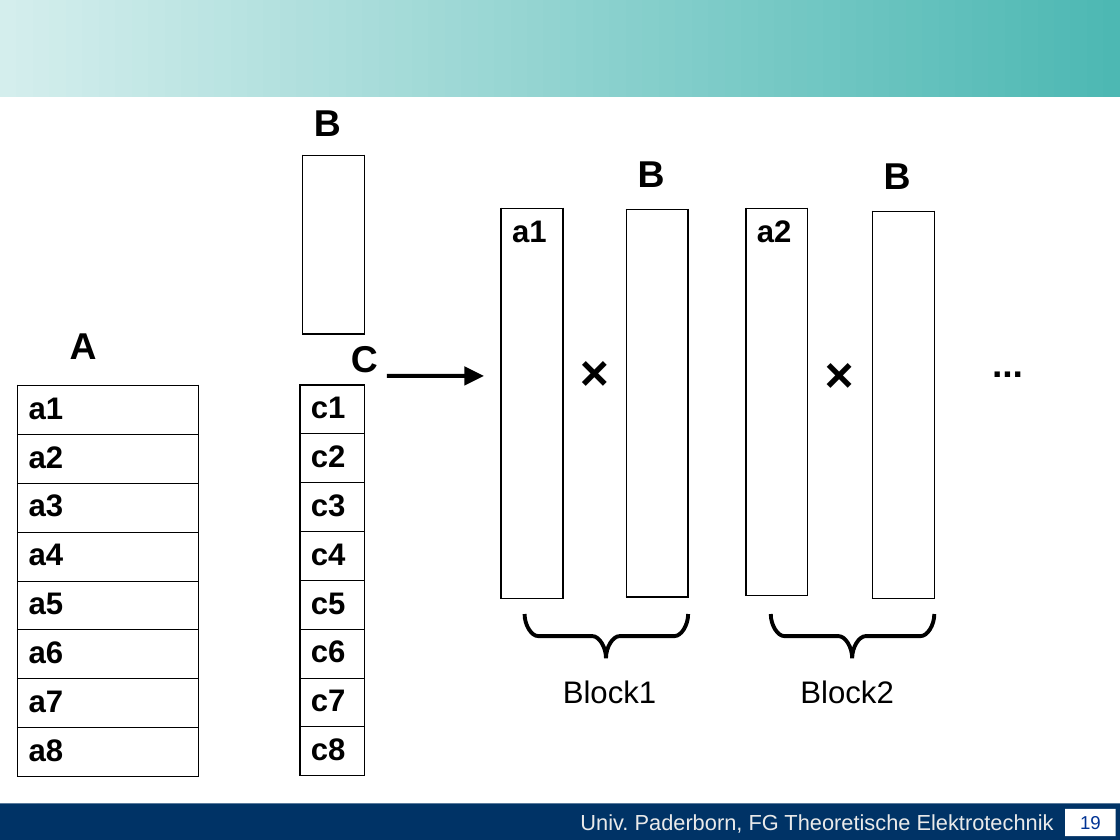
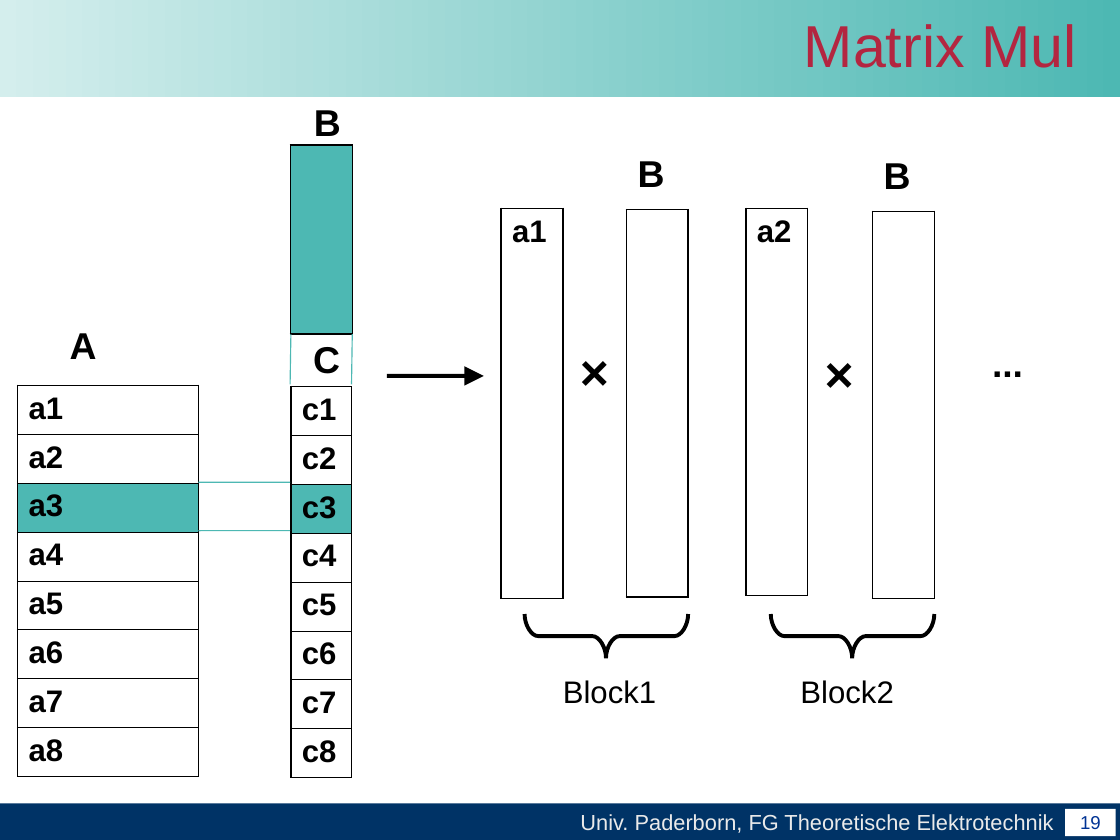
Before and after one commit to unconditional/projektarbeitcuda, a slide deck: slide 19 of Vortrag/Zwischenvortrag der Projektarbeit CUDA(xby).ppt. Drawn at 1120x840 pixels with LibreOffice and Linux fonts; fonts in the diff are those of the drawing; background and template pictures are left out. Boxes give left, top, right and bottom in pixels: in the first picture for what was removed or moved away, otherwise in the second. Text is boxed around its words. In the diff, an @@ line names an element or a change of style, - is before the commit and + after.

```diff
--- a/Vortrag/Zwischenvortrag der Projektarbeit CUDA(xby).ppt
+++ b/Vortrag/Zwischenvortrag der Projektarbeit CUDA(xby).ppt
@@ title added at [804, 24, 1076, 68], 38 pt, text #B32640 @@
+Matrix Mul
@@ table: place and size @@
-table at [302, 156, 364, 335]
+table at [290, 144, 352, 334]
@@ line added from (291, 334) to (290, 384), #4DB8B3 0.74 pt @@
@@ text "C": place and size @@
-text "C" at [351, 346, 378, 373]
+text "C" at [313, 347, 340, 374]
@@ line added from (353, 334) to (352, 384), #4DB8B3 0.74 pt @@
@@ table at [18, 385, 198, 773] @@
@@ fill none to #4DB8B3 in row 3, column 1 @@
@@ table at [291, 386, 352, 774] @@
@@ fill none to #4DB8B3 in row 3, column 1 @@
@@ table: place and size @@
-table at [300, 385, 365, 773]
+table at [291, 386, 352, 774]
@@ line added from (290, 483) to (198, 483), #4DB8B3 0.74 pt @@
@@ line added from (290, 531) to (198, 531), #4DB8B3 0.74 pt @@
```
Also in this commit, not shown: 1 other slide changed, 9 slides added.
